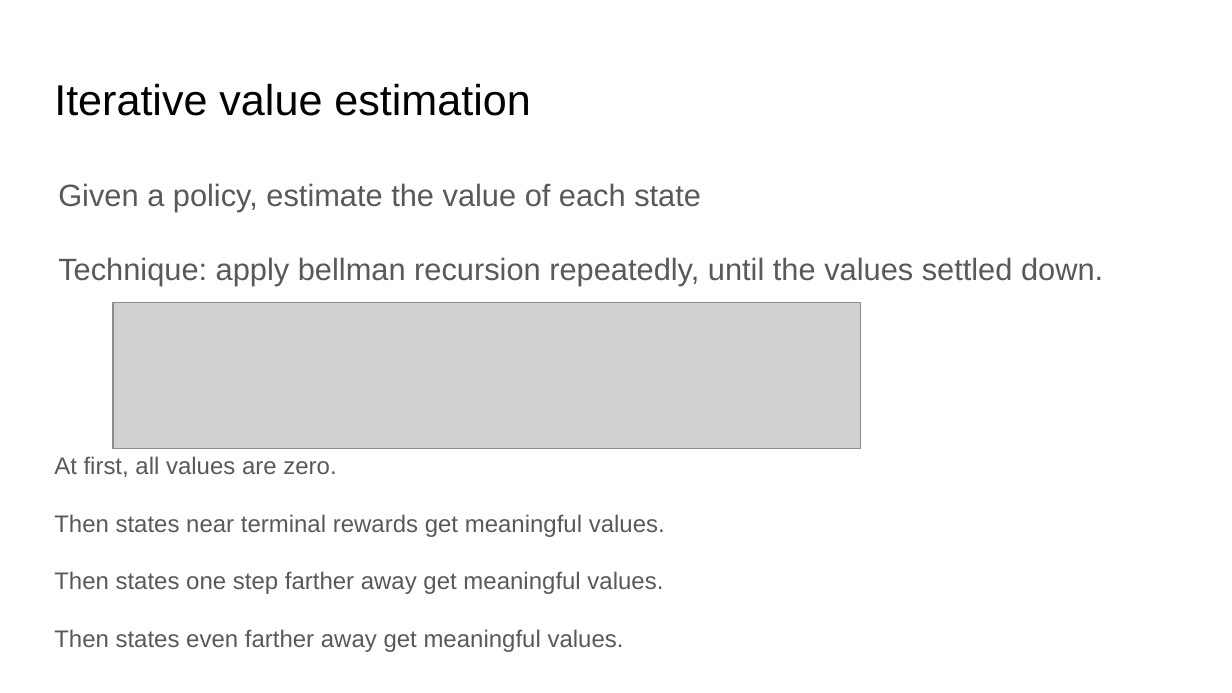
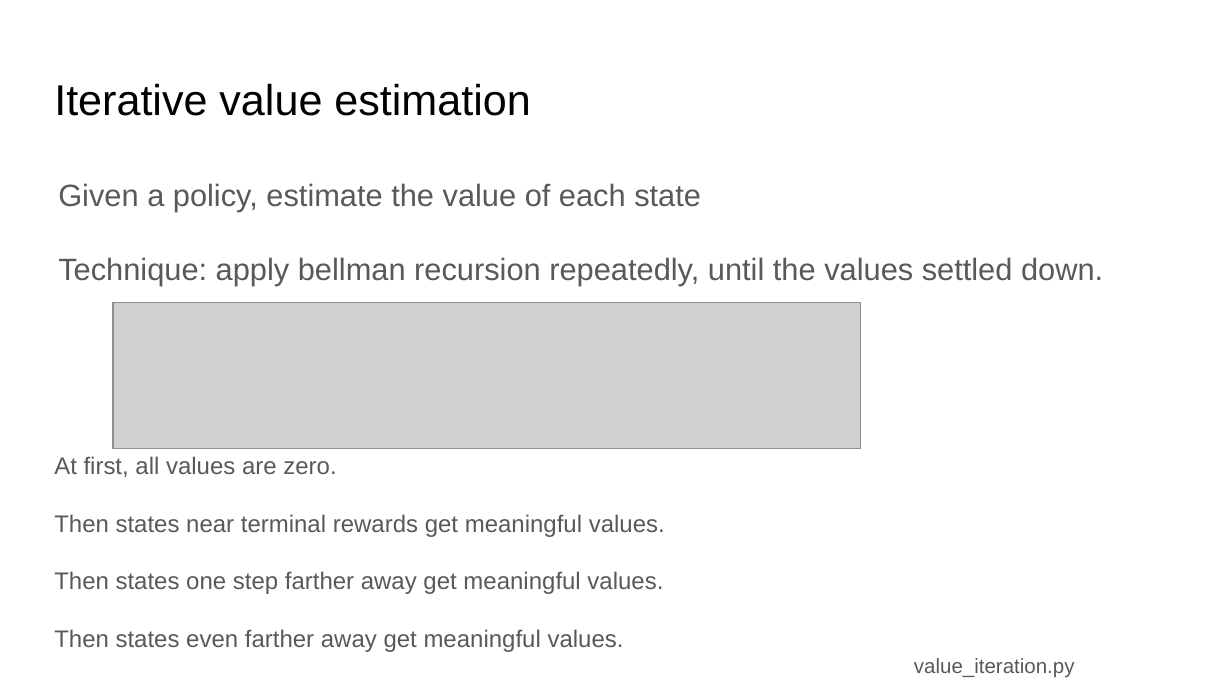
Before and after one commit to ankur6ue/deep-learning-course, a slide deck: slide 13 of Module 7/class_7.2/deep_learning_course_class_7.2.pptx. Drawn at 1232x693 pixels with LibreOffice and Linux fonts; fonts in the diff are those of the drawing; grey boxes stand for pictures. Boxes give left, top, right and bottom in pixels: in the first picture for what was removed or moved away, otherwise in the second. Text is boxed around its words. In the diff, an @@ line names an element or a change of style, - is before the commit and + after.

```diff
--- a/Module 7/class_7.2/deep_learning_course_class_7.2.pptx
+++ b/Module 7/class_7.2/deep_learning_course_class_7.2.pptx
@@ text added at (914, 658, 1075, 678), 12 pt, text #595959 @@
+value_iteration.py
```
Also in this commit, not shown: 3 other slides changed, 1 other file.
